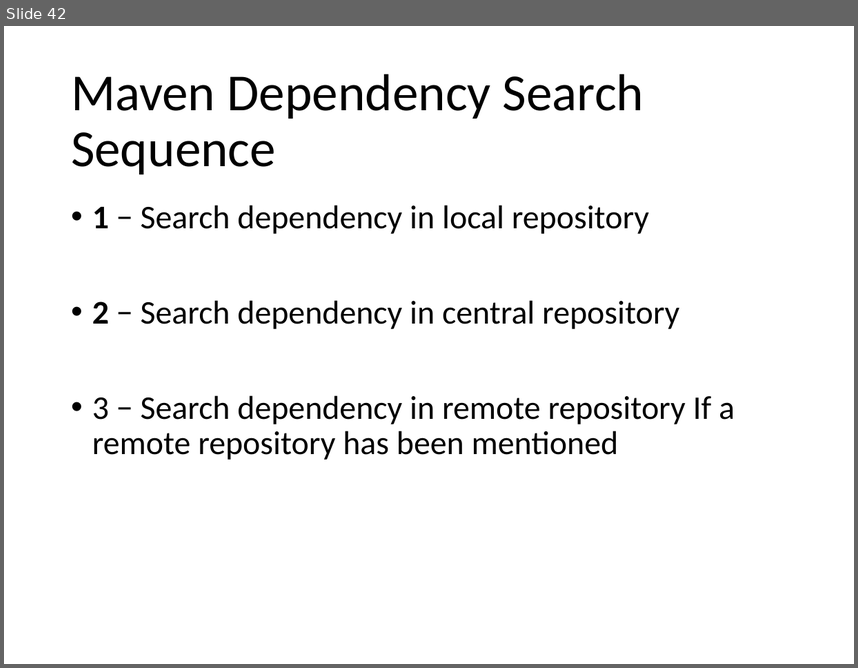
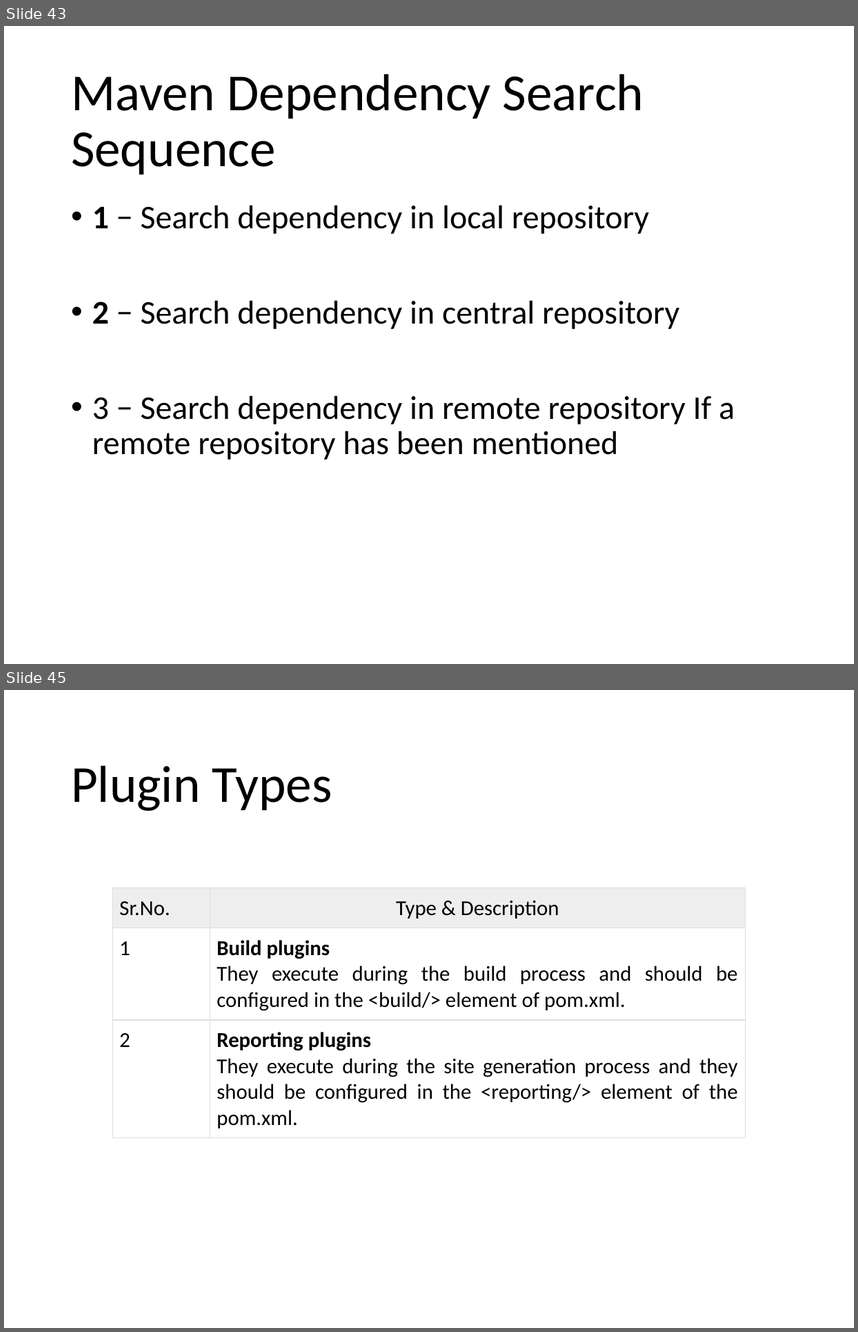
Before and after one commit to lawren43/mytest-repo, a slide deck: test-maven/doc/20191023-Maven Tutorial.pptx. Shown one above the other, each under a label of ours: slide 42 before the commit, slides 43 and 45 after it; the slides between them are not shown. The pictures are 858x668 and 858x1332 pixels, drawn with LibreOffice and Linux fonts; fonts in the diff are those of the drawing. Boxes give left, top, right and bottom in pixels: in the first picture for what was removed or moved away, otherwise in the second. Text is boxed around its words. In the diff, an @@ line names an element or a change of style, - is before the commit and + after.

```diff
--- a/test-maven/doc/20191023-Maven Tutorial.pptx
+++ b/test-maven/doc/20191023-Maven Tutorial.pptx
@@ slide 45 added at (4, 690, 854, 1328), background #FFFFFF @@
@@ title added at (71, 765, 332, 811), 44 pt, text #000000 @@
+Plugin Types
@@ table added at (113, 888, 745, 1134), 3 rows, 2 columns @@
+Sr.No. | Type & Description
+1 | Build plugins / They execute during the build process and should be configured in the <build/> element of pom.xml.
+2 | Reporting plugins / They execute during the site generation process and they should be configured in the <reporting/> element of the pom.xml.
@@ what was slide 42 is now slide 43 @@
```
Also in this commit, not shown: 1 slide changed, 89 other slides added, 9 other files.
